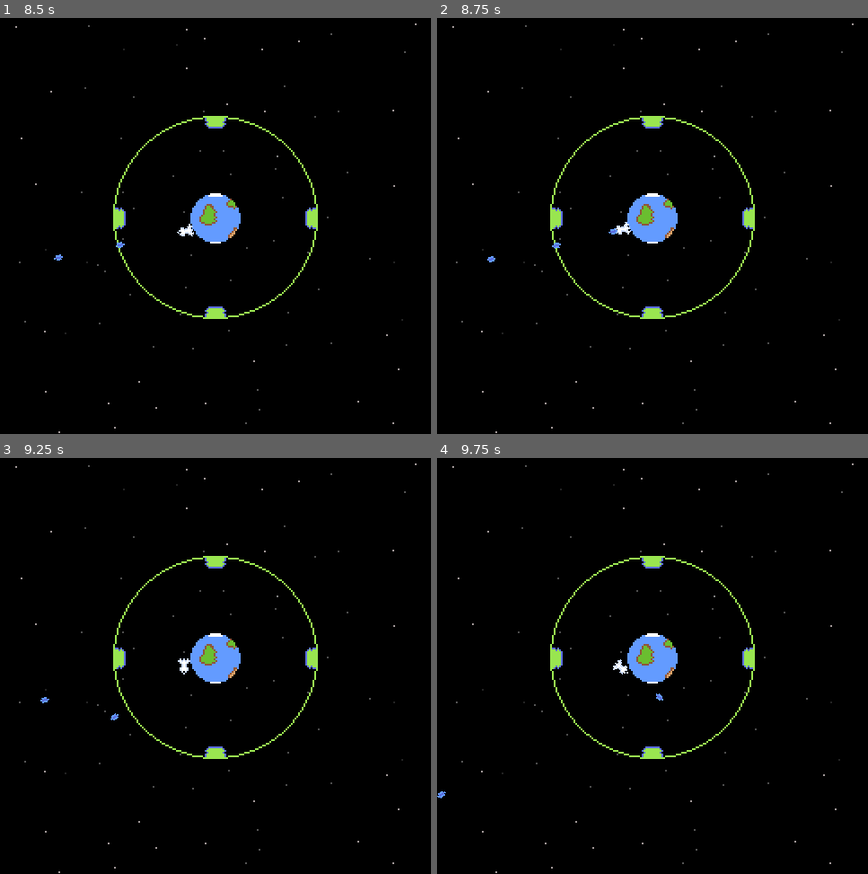
Above: before the commit, frames 1-4 (two rows, left to right).
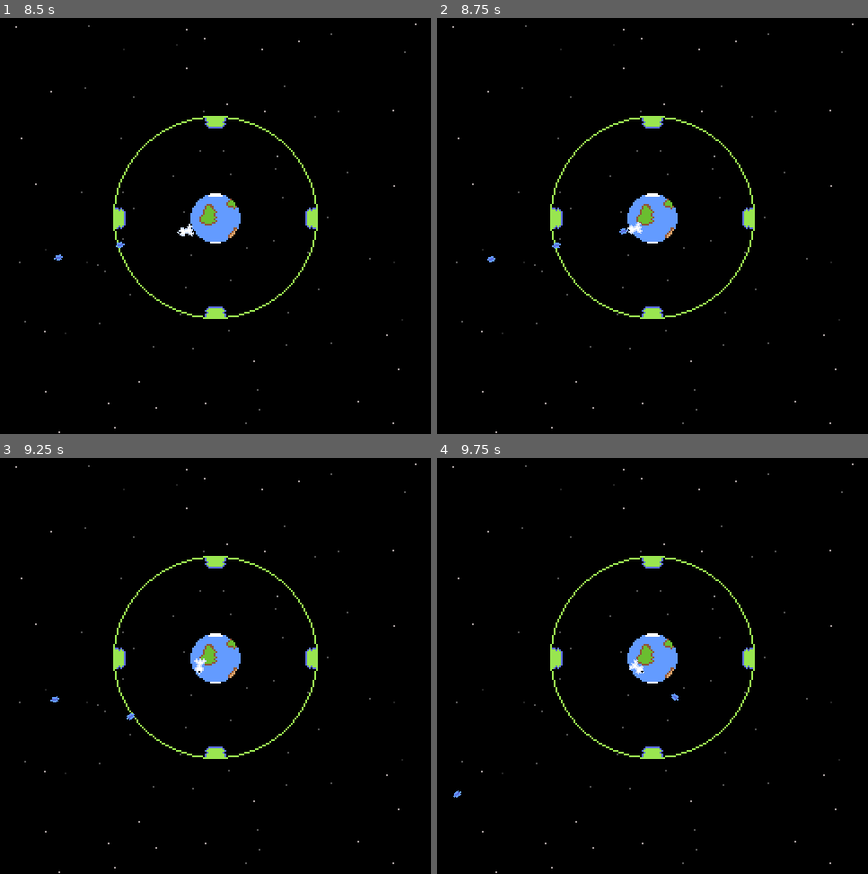
Above: after the commit, the same moments.

Repository: FluffySpectre/ld54
Game: Godot game, scene res://main.tscn
Two runs of this game, one before a commit and one after it. Both use one fixed random seed, a clock stepped at 60 frames per second and the inputs below.
Inputs:
- Up to frame 1 (8.5 s): hold D (right) 0.53-1.28 s; hold Space (shoot) 0.53-1.28 s; hold S (down) 1.28-2.03 s; tap Space (shoot) every 1.5 s from 1.35 to 7.35 s; hold D (right) 2.03-2.78 s; hold Space (shoot) 2.03-2.78 s; hold W (up) 2.78-3.53 s; hold Space (shoot) 3.53-4.28 s; hold A (left) 3.53-5.03 s; hold S (down) 5.03-5.78 s; hold Space (shoot) 5.03-5.78 s; hold D (right) 5.78-6.53 s; hold W (up) 6.53-7.28 s; hold Space (shoot) 6.53-7.28 s; hold D (right) 7.28-8.03 s; hold S (down) from 8.03 s (still down); hold Space (shoot) from 8.03 s (still down)
- Up to frame 2 (8.75 s): keep holding S (down); keep holding Space (shoot)
- Up to frame 3 (9.25 s): release S (down) at 8.78 s; release Space (shoot) at 8.78 s; hold A (left) from 8.78 s (still down); tap Space (shoot) at 8.85 s
- Up to frame 4 (9.75 s): release A (left) at 9.53 s; hold W (up) from 9.53 s (still down); hold Space (shoot) from 9.53 s (still down)

Frame 1 is identical in both runs. In frame 2, 0.1% of the frame differs, in the area x 39-48%, y 49-53%; in frame 3, 0.2%, in the area x 9-48%, y 48-64%; in frame 4, 0.2%.

Commit message:
Added earth health stages + some fixes to make the GDScript interpreter happy

Diff:
--- a/LD54/main.tscn
+++ b/LD54/main.tscn
@@ -1,12 +1,14 @@
-[gd_scene load_steps=25 format=3 uid="uid://dqmtu24846ayw"]
+[gd_scene load_steps=27 format=3 uid="uid://dqmtu24846ayw"]
 
 [ext_resource type="Texture2D" uid="uid://c3pmdowk6w6jd" path="res://sprites/game-view.png" id="1_285if"]
 [ext_resource type="Script" path="res://scripts/GameManager.gd" id="1_qj4ik"]
 [ext_resource type="Texture2D" uid="uid://dwk3m1h5t7ltj" path="res://sprites/ring.png" id="2_e4oh0"]
 [ext_resource type="Script" path="res://scripts/PlayerMovement.gd" id="3_fi87p"]
 [ext_resource type="Texture2D" uid="uid://c7autclyhcodj" path="res://sprites/spaceship.png" id="3_ou4wy"]
+[ext_resource type="Script" path="res://scripts/Earth.gd" id="4_mq6xv"]
 [ext_resource type="Script" path="res://scripts/PlayerShooting.gd" id="5_sdv1g"]
 [ext_resource type="PackedScene" uid="uid://bbbe7euu3tloe" path="res://projectiles/laserbolt.tscn" id="6_asu0g"]
+[ext_resource type="Texture2D" uid="uid://bwje8gln3h4bn" path="res://sprites/earth.png" id="6_oyiau"]
 [ext_resource type="Script" path="res://scripts/SimpleAnimatedSprite.gd" id="8_y7dsl"]
 [ext_resource type="Script" path="res://scripts/FixingArea.gd" id="9_qeg6g"]
 [ext_resource type="Script" path="res://scripts/Generator.gd" id="9_ynxr8"]
@@ -74,18 +76,23 @@
 shape = SubResource("CircleShape2D_l7r4u")
 
 [node name="Earth" type="StaticBody2D" parent="."]
-scale = Vector2(2.7, 2.7)
 collision_layer = 513
 collision_mask = 257
+script = ExtResource("4_mq6xv")
 
 [node name="CollisionShape2D" type="CollisionShape2D" parent="Earth"]
 shape = SubResource("CircleShape2D_255gd")
 
 [node name="Health" type="Node" parent="Earth"]
 script = ExtResource("11_wncrr")
+dont_destroy_on_death = true
 
 [node name="EnemyTarget" type="Node" parent="Earth"]
 script = ExtResource("12_ncgfb")
+
+[node name="Sprite2D" type="Sprite2D" parent="Earth"]
+texture = ExtResource("6_oyiau")
+hframes = 4
 
 [node name="ShieldGenerators" type="Node2D" parent="."]
 
--- a/LD54/projectiles/laserbolt-enemy.tscn
+++ b/LD54/projectiles/laserbolt-enemy.tscn
@@ -11,7 +11,6 @@
 collision_layer = 2
 collision_mask = 516
 script = ExtResource("1_u1d0f")
-damage = 0.5
 visible_notifier = NodePath("VisibleOnScreenNotifier2D")
 
 [node name="CollisionShape2D" type="CollisionShape2D" parent="."]
--- a/LD54/scripts/DestroyIfGetsOffscreen.gd
+++ b/LD54/scripts/DestroyIfGetsOffscreen.gd
@@ -3,7 +3,7 @@
 var was_on_screen = false
 
 # Called every frame. 'delta' is the elapsed time since the previous frame.
-func _process(delta):
+func _process(_delta):
 	if is_on_screen():
 		was_on_screen = true
 	else:
--- /dev/null
+++ b/LD54/scripts/Earth.gd
@@ -0,0 +1,9 @@
+class_name Earth extends StaticBody2D
+
+@onready var health: Health = $Health
+@onready var sprite: Sprite2D = $Sprite2D
+
+# Called every frame. 'delta' is the elapsed time since the previous frame.
+func _process(_delta):
+	var frame = int((1.0 - health.health / health.max_health) * (sprite.hframes - 1))
+	sprite.frame = frame
--- a/LD54/scripts/Enemyship.gd
+++ b/LD54/scripts/Enemyship.gd
@@ -8,12 +8,11 @@
 func _ready():
 	add_to_group("enemies")
 
-func _process(delta):
+func _process(_delta):
 	# retrieve the closest target from the target selector
 	var closest_target = target_selector.closest_target
 
 	if closest_target != null:
-		var closest_distance = target_selector.closest_distance
 		var closest_direction = target_selector.closest_target_direction
 		var closest_direction_norm = target_selector.closest_target_direction_normalized
 
--- a/LD54/scripts/FixingArea.gd
+++ b/LD54/scripts/FixingArea.gd
@@ -5,5 +5,5 @@
 	pass # Replace with function body.
 
 # Called every frame. 'delta' is the elapsed time since the previous frame.
-func _process(delta):
+func _process(_delta):
 	pass
--- a/LD54/scripts/Projectile.gd
+++ b/LD54/scripts/Projectile.gd
@@ -10,7 +10,7 @@
 func _ready():
 	body_entered.connect(_on_Projectile_body_entered)
 
-func _process(delta):
+func _process(_delta):
 	if not visible_notifier.is_on_screen():
 		destroy_me()
 
--- a/LD54/scripts/Shooting.gd
+++ b/LD54/scripts/Shooting.gd
@@ -22,7 +22,7 @@
 				shoot(closest_target.global_position)
 				shoot_timer = shoot_cooldown
 
-func shoot(target_position):
+func shoot(_target_position):
 	var instance = projectile_scene.instantiate()
 	instance.global_position = parentBody.global_position
 	instance.global_rotation = parentBody.global_rotation
--- a/LD54/scripts/SimpleAnimatedSprite.gd
+++ b/LD54/scripts/SimpleAnimatedSprite.gd
@@ -2,7 +2,7 @@
 
 @export var fps: float = 2.0
 
-func _process(delta):
+func _process(_delta):
 	update_frame()
 
 func update_frame():
--- a/LD54/scripts/TargetSelector.gd
+++ b/LD54/scripts/TargetSelector.gd
@@ -8,7 +8,7 @@
 var closest_target_direction: Vector2
 var closest_target_direction_normalized: Vector2
 
-func _process(delta):
+func _process(_delta):
 	# find the nearest target
 	var targets = get_tree().get_nodes_in_group(target_group)
 
Binary file changed: LD54/sprites/earth.aseprite
Binary file changed: LD54/sprites/earth.png
Binary file changed: LD54/sprites/game-view.aseprite
